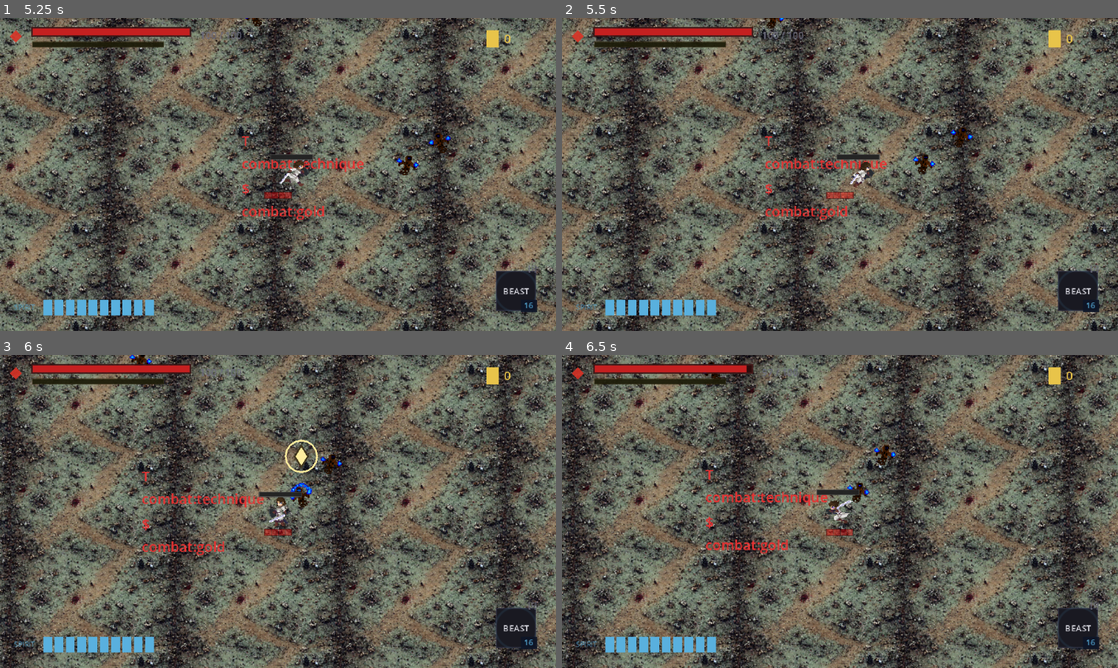
Above: before the commit, frames 1-4 (two rows, left to right).
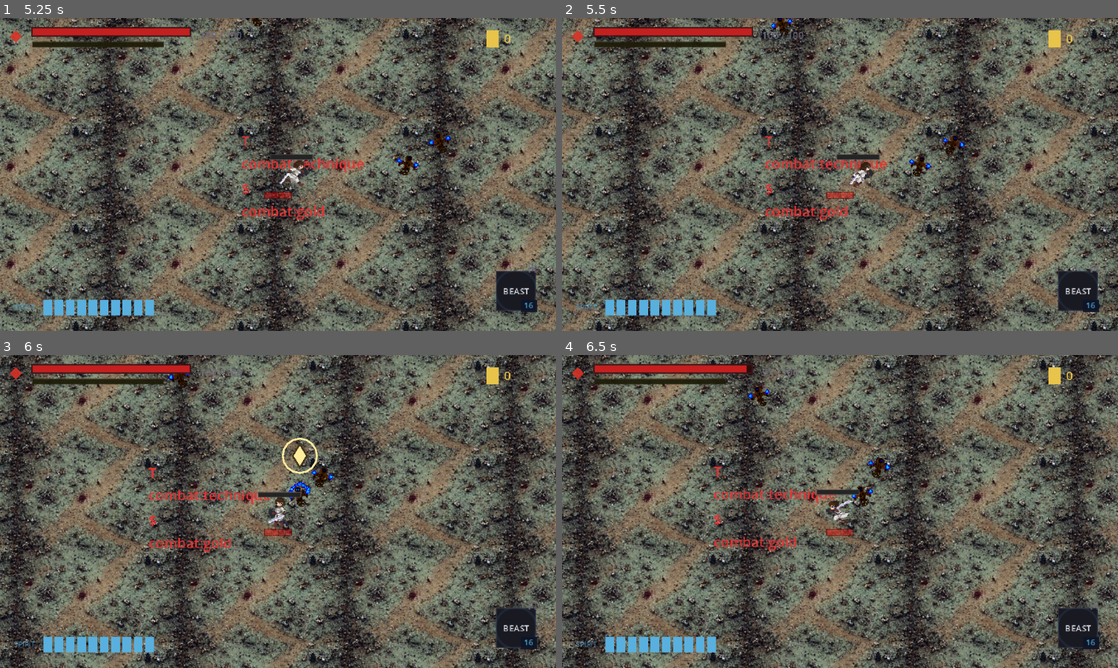
Above: after the commit, the same moments.

Repository: seancl8611/oathbound
Game: Godot game, scene res://TitleScreen/menu.tscn
Two runs of this game, one before a commit and one after it. Both use one fixed random seed, a clock stepped at 60 frames per second and the inputs below. Sound files missing from this copy of the repository are replaced by a short silence.
Inputs (mouse positions are in pixels of both pictures, inside the frame that each line leads up to):
- Up to frame 1 (5.25 s): click "New Game" at 0.5 s; click "Slot 1 • 0h 00m First Attempt…" at 1.25 s; click "Cancel" at 2 s; click "Slot 2 Empty" at 2.75 s; tap Enter (ui_accept) at 3.5, 3.77 s; move the mouse to (400, 158) at 3.52 s; press the mouse at (400, 158) at 3.53 s; hold D (right) 3.53-4.25 s; release the mouse at (400, 158) at 4.25 s; drag from (166, 190) to (16, 187) at 4.27 s; move the mouse to (333, 105) at 5.02 s; hold D (right) from 5.03 s (still down); tap E (execute_finisher) at 5.1 s
- Up to frame 2 (5.5 s): keep holding D (right)
- Up to frame 3 (6 s): release D (right) at 5.75 s; drag from (250, 574) to (166, 361) at 5.77 s
- Up to frame 4 (6.5 s): no input

Frame 1 is identical in both runs. In frame 2, 0.5% of the frame differs, in the area x 36-74%, y 0-51%; in frame 3, 54%; in frame 4, 56%, in the area x 0-100%, y 0-100%.

Commit message:
Route canonical Hollow through Combat V2 runtime

Diff:
--- a/game/oathbound/Regions/Hushiro/Enemies/Standard/Hollow.tscn
+++ b/game/oathbound/Regions/Hushiro/Enemies/Standard/Hollow.tscn
@@ -1,6 +1,6 @@
 [gd_scene load_steps=31 format=3 uid="uid://cgntbdt1da8kp"]
 
-[ext_resource type="Script" path="res://Regions/Hushiro/Enemies/Standard/HollowStability.gd" id="1_lvujb"]
+[ext_resource type="Script" path="res://Regions/Hushiro/Enemies/Standard/HollowV2.gd" id="1_lvujb"]
 [ext_resource type="Shader" path="res://Shaders/buff_glow.gdshader" id="2_2iona"]
 [ext_resource type="Texture2D" uid="uid://cr6wcjuwe3lb" path="res://Textures/Enemy/shade/walk1.png" id="3_1q121"]
 [ext_resource type="Texture2D" uid="uid://uayjsa8kkgmr" path="res://Textures/Enemy/shade/attack4.png" id="4_ul1ab"]
